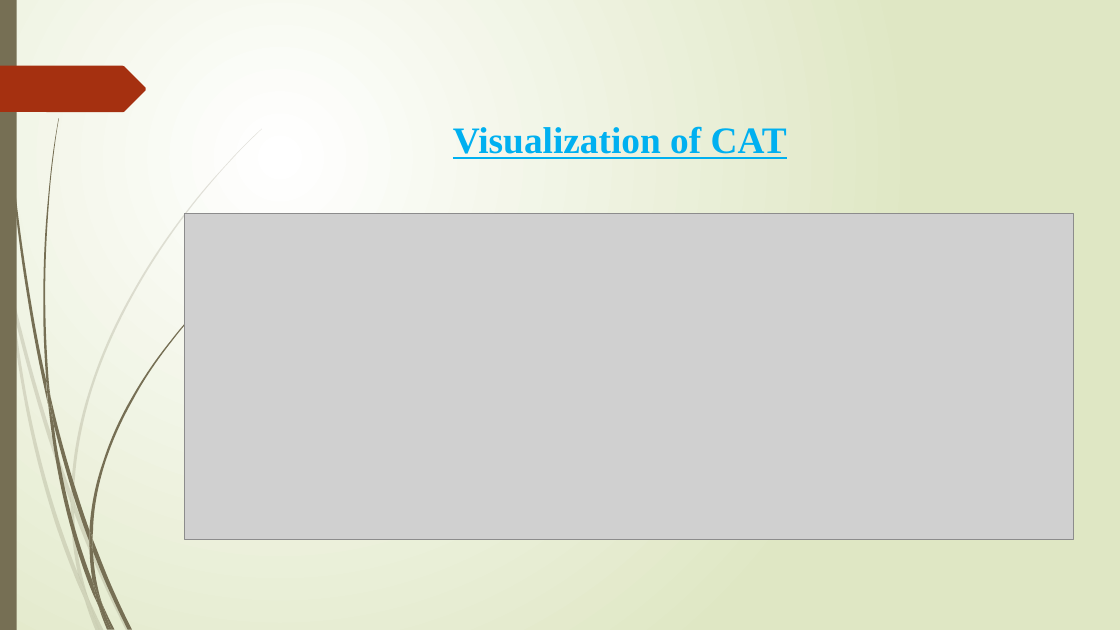
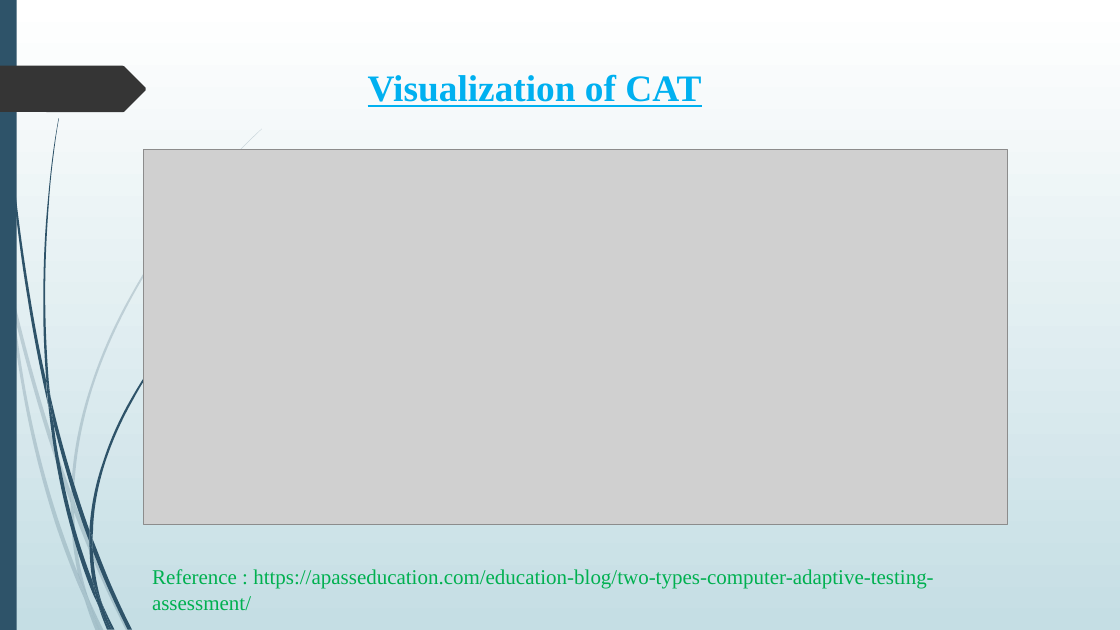
Before and after one commit to meKhairul/SPL---1, a slide deck: slide 5 of Computerized Adaptive Test System.pptx (slide 4 before the commit). Drawn at 1120x630 pixels with LibreOffice and Linux fonts; fonts in the diff are those of the drawing; grey boxes stand for pictures. Boxes give left, top, right and bottom in pixels: in the first picture for what was removed or moved away, otherwise in the second. Text is boxed around its words. In the diff, an @@ line names an element or a change of style, - is before the commit and + after.

```diff
--- a/Computerized Adaptive Test System.pptx
+++ b/Computerized Adaptive Test System.pptx
@@ background gradient #FFFFFF to #DFE8C4 to gradient #FFFFFF to #C5DEE5 @@
@@ freeform shape at bbox=[3, 0, 48, 404]: fill #766F54 to #2E5369; outline redrawn @@
@@ freeform shape at bbox=[0, 66, 146, 112]: fill #A53010 to #353535 @@
@@ text "Visualization of CAT": place and size @@
-text "Visualization of CAT" at bbox=[453, 126, 787, 159]
+text "Visualization of CAT" at bbox=[368, 74, 701, 107]
@@ fill #766F54 to #2E5369 in 12 elements at bbox=[50, 397, 89, 542], bbox=[92, 539, 132, 629], bbox=[48, 401, 98, 607], bbox=[103, 604, 115, 630], bbox=[46, 377, 54, 424], bbox=[89, 289, 218, 539], bbox=[98, 607, 109, 630], bbox=[89, 542, 102, 604], bbox=[89, 530, 92, 551], bbox=[92, 581, 112, 629], bbox=[0, 0, 17, 630], bbox=[43, 118, 59, 397] @@
@@ picture: place and size @@
-picture at bbox=[185, 213, 1073, 539]
+picture at bbox=[144, 150, 1008, 524]
@@ text added at bbox=[152, 569, 933, 610], 18 pt, text #00B050 @@
+Reference : https://apasseducation.com/education-blog/two-types-computer-adaptive-testing-assessment/
@@ fill #766F54 at 20% opacity to #2E5369 at 20% opacity in 10 elements at bbox=[0, 237, 9, 294], bbox=[12, 290, 71, 503], bbox=[74, 501, 130, 630], bbox=[88, 597, 104, 630], bbox=[9, 294, 85, 600], bbox=[71, 503, 88, 597], bbox=[71, 129, 262, 501], bbox=[85, 600, 100, 630], bbox=[71, 492, 74, 513], bbox=[78, 574, 100, 630] @@
```
Also in this commit, not shown: 5 other slides changed, 7 slides added, 1 slide removed.
